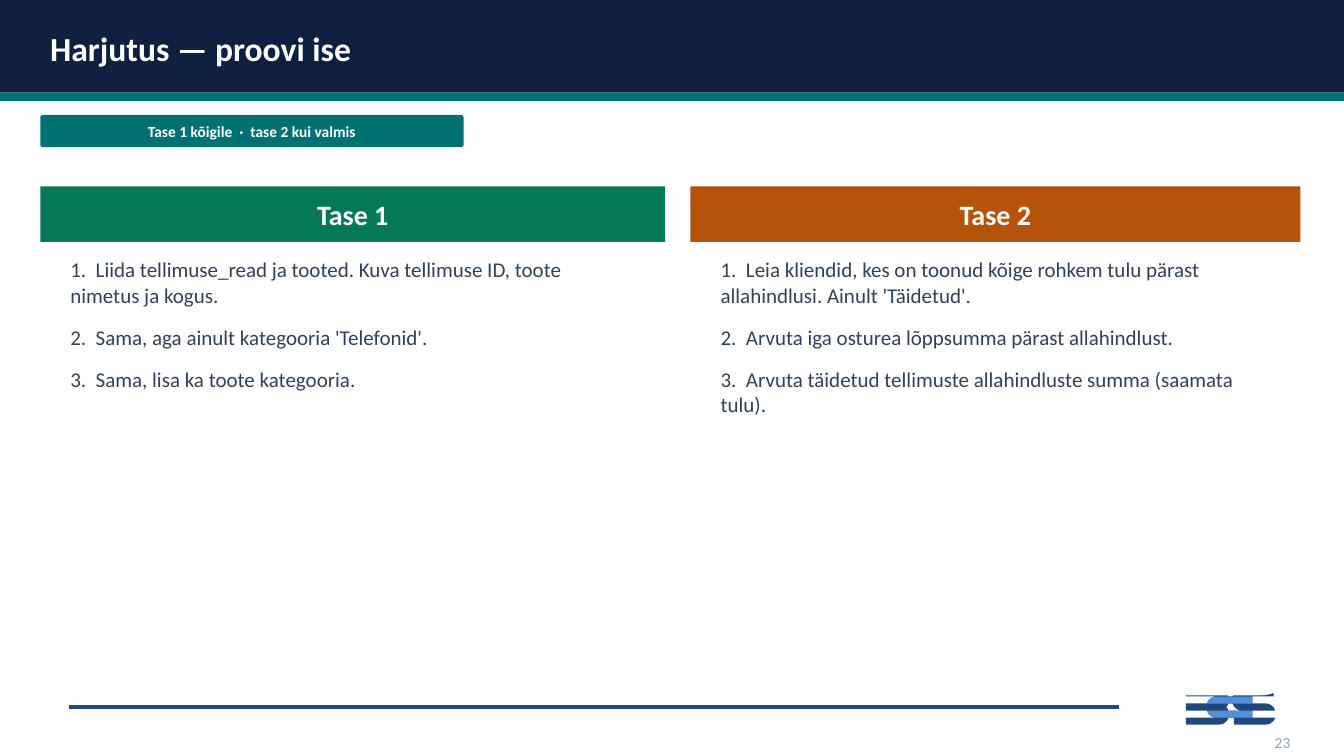
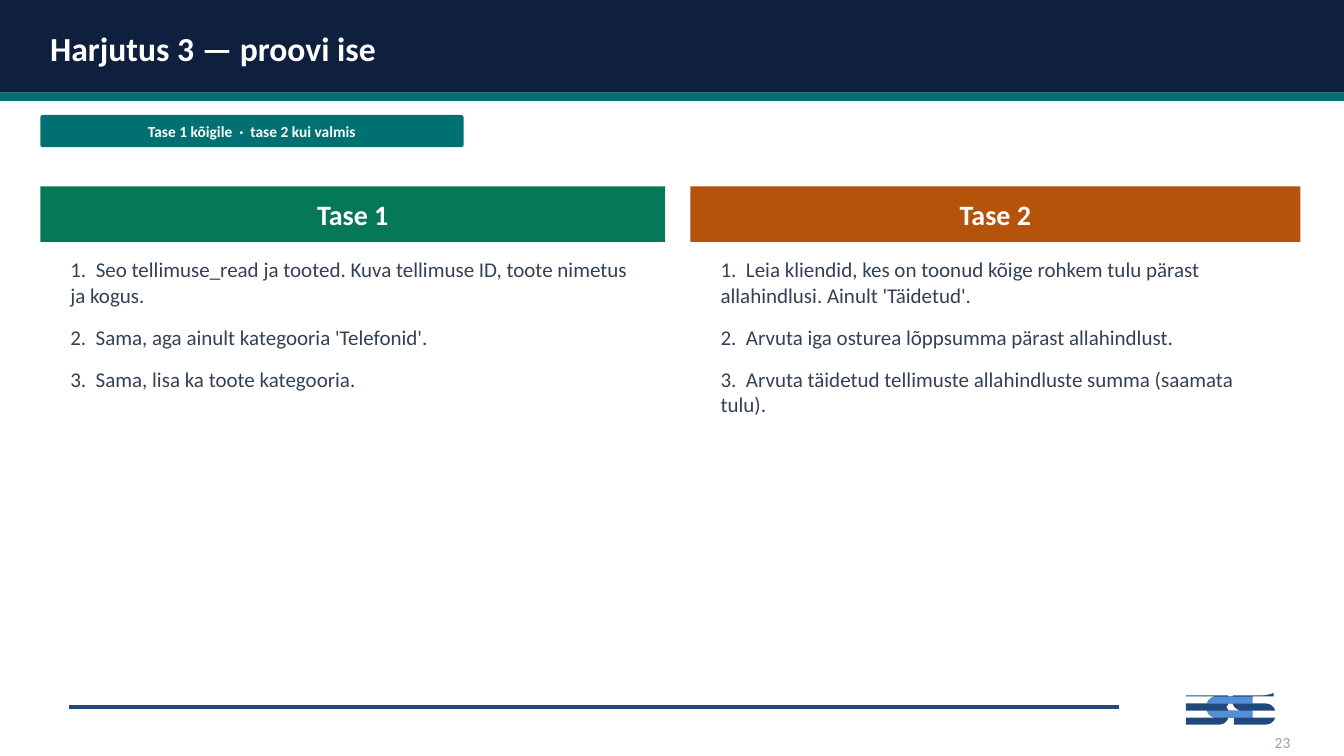
Before and after one commit to emilieabel/andmetarkus, a slide deck: slide 17 of Materjalid/Day8 SQL/8-paev-andmetarkus-esitlus.pptx (slide 21 before the commit). Drawn at 1344x756 pixels with LibreOffice and Linux fonts; fonts in the diff are those of the drawing. Boxes give left, top, right and bottom in pixels: in the first picture for what was removed or moved away, otherwise in the second. Text is boxed around its words. In the diff, an @@ line names an element or a change of style, - is before the commit and + after.

```diff
--- a/Materjalid/Day8 SQL/8-paev-andmetarkus-esitlus.pptx
+++ b/Materjalid/Day8 SQL/8-paev-andmetarkus-esitlus.pptx
@@ text at (50,37,376,67): text changed @@
-Harjutus — proovi ise
+Harjutus 3 — proovi ise
@@ text at (70,262,626,307): text changed @@
-1. Liida tellimuse_read ja tooted. Kuva tellimuse ID, toote nimetus ja kogus.
+1. Seo tellimuse_read ja tooted. Kuva tellimuse ID, toote nimetus ja kogus.
```
Also in this commit, not shown: 7 other slides changed, 11 slides removed, 1 other file.
